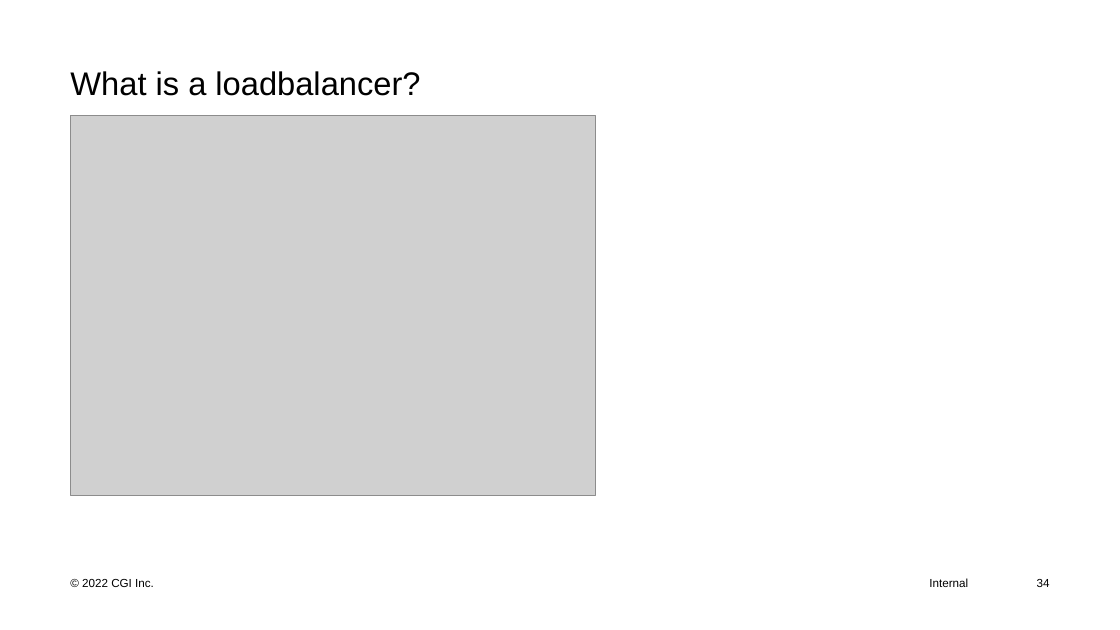
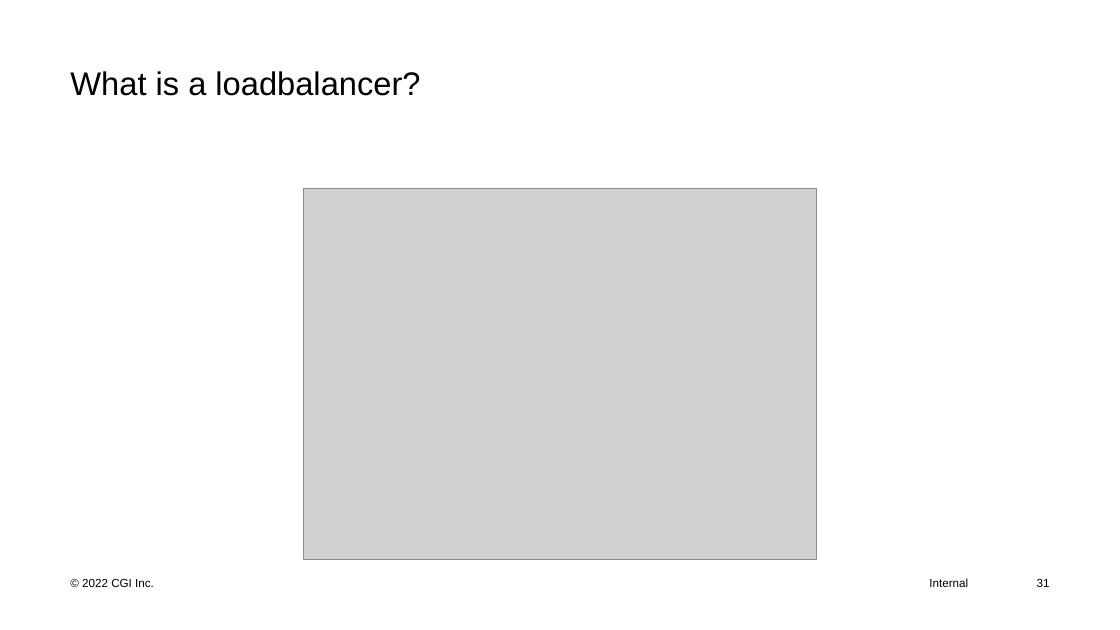
Before and after one commit to favna/docker-workshop, a slide deck: slide 31 of containerization.pptx (slide 34 before the commit). Drawn at 1120x630 pixels with LibreOffice and Linux fonts; fonts in the diff are those of the drawing; grey boxes stand for pictures. Boxes give left, top, right and bottom in pixels: in the first picture for what was removed or moved away, otherwise in the second. Text is boxed around its words. In the diff, an @@ line names an element or a change of style, - is before the commit and + after.

```diff
--- a/containerization.pptx
+++ b/containerization.pptx
@@ picture: place and size @@
-picture at <box>71,116,596,495</box>
+picture at <box>303,188,818,560</box>
@@ page number at <box>1037,579,1050,587</box>: text changed @@
-34
+31
```
Also in this commit, not shown: 13 other slides changed, 3 slides removed, 30 other files.
